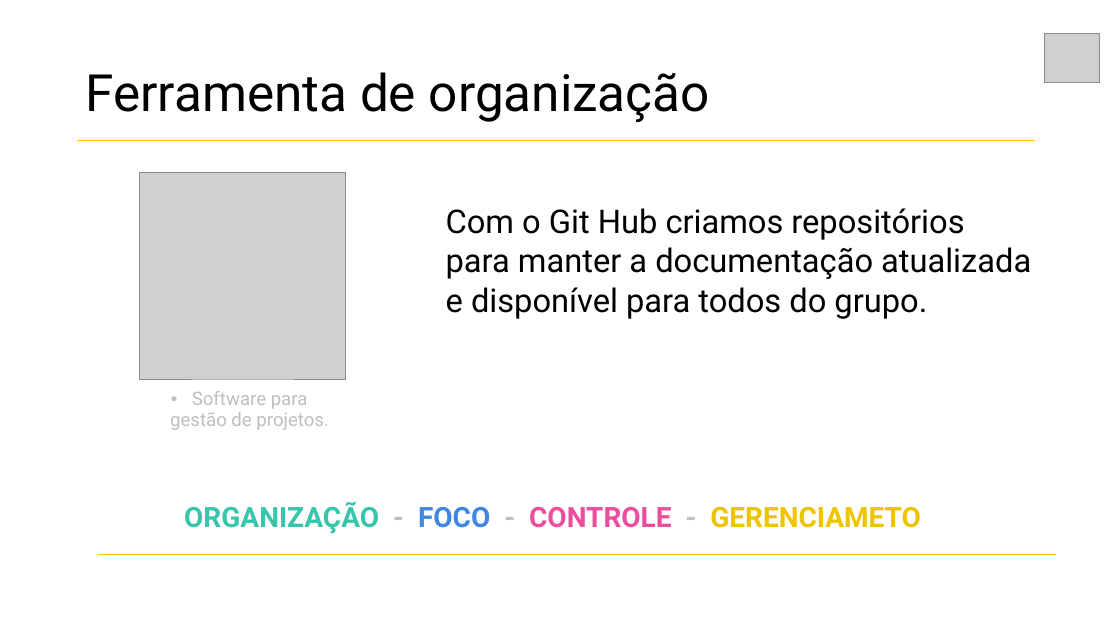
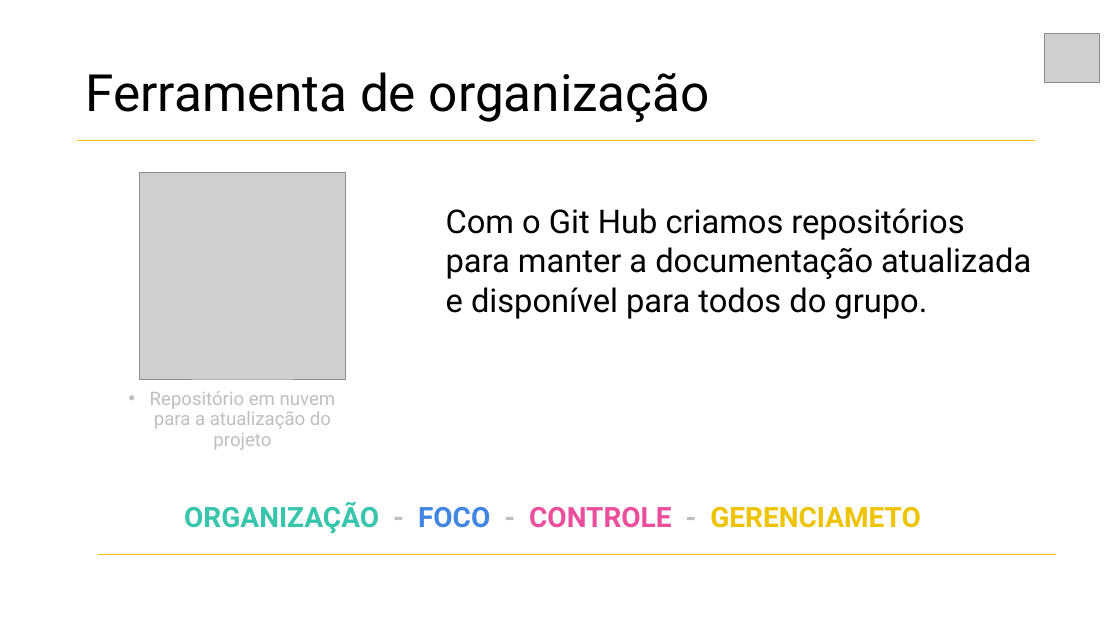
Before and after one commit to larissaSousa1998/segunda-sprint, a slide deck: slide 10 of Documentacao/Sobre o projeto/Apresentação Synergy.pptx. Drawn at 1120x630 pixels with LibreOffice and Linux fonts; fonts in the diff are those of the drawing; grey boxes stand for pictures. Boxes give left, top, right and bottom in pixels: in the first picture for what was removed or moved away, otherwise in the second. Text is boxed around its words. In the diff, an @@ line names an element or a change of style, - is before the commit and + after.

Commit message:
Atualização apresentação

```diff
--- a/Documentacao/Sobre o projeto/Apresentação Synergy.pptx
+++ b/Documentacao/Sobre o projeto/Apresentação Synergy.pptx
@@ text at bbox=[150, 391, 336, 450]: text changed @@
-• Software para gestão de projetos.
+• Repositório em nuvem para a atualização do projeto
```
Also in this commit, not shown: 10 other slides changed, 1 slide added, 9 other files.
